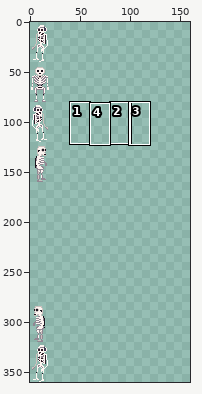
A pixel-art file gets an edit: images/skeleton.aseprite. The picture above shows the old version from afar; the outline marks the close-up.
Close-up. Before the edit:
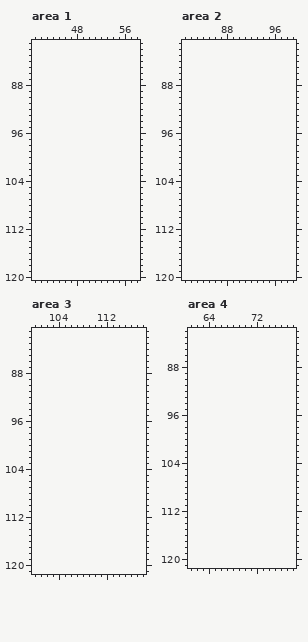
40x360 pixels, 1 frame. Shown: area 1: x 41..58, y 81..120; area 2: x 81..99, y 81..120; area 3: x 100..118, y 81..121; area 4: x 61..78, y 82..121. The old version is drawn lined up with the new one, on the new canvas. The commit also changed other parts of the picture, which this record leaves out.
Now the later version:
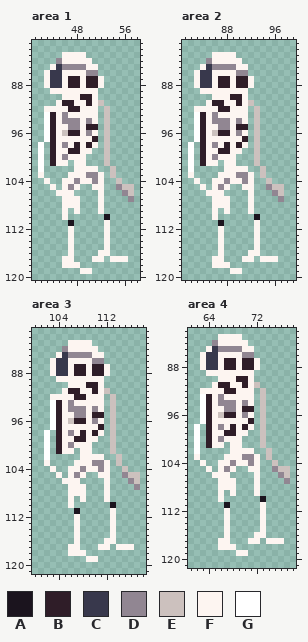
Palette (. is transparent): A #1b141e  B #2f1d28  C #38384c  D #918692  E #ccc1be  F #fdf5f1  G #ffffff
The exact change:
canvas 40x360 -> 160x360
Changed rows in their new state; - is an unchanged pixel.
Area 1:
first column x 42:
 83 ----FFFF--------
 84 ---DFFFFF-------
 85 --FCDDDDFF------
 86 -FCCFFFFDD------
 87 -FCCFBBFBBF-----
 88 -FCCFBBFBBF-----
 89 --FFFFFFFF------
 90 ----FFFBBF------
 91 ---FBBFFBFE-----
 92 -FFFFBBFFF-E----
 93 -GBFDFFFFF-E----
 94 -GBFDDDFDF-E----
 95 -GBFFDDFBB-E----
 96 -GBFEBBFDF-E----
 97 -GBFFFFFFB-E----
 98 G-BFDFBFBF-E----
 99 G-BFFBBFF--E----
100 G-BFDFFF---E----
101 G-BFF-FF---E----
102 G-----FFFF--E---
103 F----FFFDDF-E---
104 -F--FFDFFDF--E--
105 --F-FDF--FF--DEE
106 ---FFF----F---DE
107 ----FFF---F----D
108 ----FFF---F-----
109 ----F-F---F-----
110 ----F------A----
111 -----A-----F----
112 -----F-----F----
113 -----F-----F----
114 -----F-----F----
115 -----F-----F----
116 -----F----FF----
117 ----FF---FF-FFF-
118 ----FFF---------
119 -------FF-------
Area 2:
first column x 82:
 83 ----FFFF--------
 84 ---DFFFFF-------
 85 --FCDDDDFF------
 86 -FCCFFFFDD------
 87 -FCCFBBFBBF-----
 88 -FCCFBBFBBF-----
 89 --FFFFFFFF------
 90 ----FFFBBF------
 91 ---FBBFFBFE-----
 92 -FFFFBBFFF-E----
 93 -GBFDFFFFF-E----
 94 -GBFDDDFDF-E----
 95 -GBFFDDFBB-E----
 96 -GBFEBBFDF-E----
 97 -GBFFFFFFB-E----
 98 G-BFDFBFBF-E----
 99 G-BFFBBFF--E----
100 G-BFDFFF---E----
101 G-BFF-FF---E----
102 G-----FFFF--E---
103 F----FFFDDF-E---
104 -F--FFDFFDF--E--
105 --F-FDF--FF--DEE
106 ---FFF----F---DE
107 ----FFF---F----D
108 ----FFF---F-----
109 ----F-F---F-----
110 ----F------A----
111 -----A-----F----
112 -----F-----F----
113 -----F-----F----
114 -----F-----F----
115 -----F-----F----
116 -----F----FF----
117 ----FF---FF-FFF-
118 ----FFF---------
119 -------FF-------
Area 3:
first column x 102:
 83 ----FFFF--------
 84 ---DFFFFF-------
 85 --FCDDDDFF------
 86 -FCCFFFFDD------
 87 -FCCFBBFBBF-----
 88 -FCCFBBFBBF-----
 89 --FFFFFFFF------
 90 ----FFFBBF------
 91 ---FBBFFBFE-----
 92 -FFFFBBFFF-E----
 93 -GBFDFFFFF-E----
 94 -GBFDDDFDF-E----
 95 -GBFFDDFBB-E----
 96 -GBFEBBFDF-E----
 97 -GBFFFFFFB-E----
 98 G-BFDFBFBF-E----
 99 G-BFFBBFF--E----
100 G-BFDFFF---E----
101 G-BFF-FF---E----
102 G-----FFFF--E---
103 F----FFFDDF-E---
104 -F--FFDFFDF--E--
105 --F-FDF--FF--DEE
106 ---FFF----F---DE
107 ----FFF---F----D
108 ----FFF---F-----
109 ----F-F---F-----
110 ----F------A----
111 -----A-----F----
112 -----F-----F----
113 -----F-----F----
114 -----F-----F----
115 -----F-----F----
116 -----F----FF----
117 ----FF---FF-FFF-
118 ----FFF---------
119 -------FF-------
Area 4:
first column x 62:
 83 ----FFFF--------
 84 ---DFFFFF-------
 85 --FCDDDDFF------
 86 -FCCFFFFDD------
 87 -FCCFBBFBBF-----
 88 -FCCFBBFBBF-----
 89 --FFFFFFFF------
 90 ----FFFBBF------
 91 ---FBBFFBFE-----
 92 -FFFFBBFFF-E----
 93 -GBFDFFFFF-E----
 94 -GBFDDDFDF-E----
 95 -GBFFDDFBB-E----
 96 -GBFEBBFDF-E----
 97 -GBFFFFFFB-E----
 98 G-BFDFBFBF-E----
 99 G-BFFBBFF--E----
100 G-BFDFFF---E----
101 G-BFF-FF---E----
102 G-----FFFF--E---
103 F----FFFDDF-E---
104 -F--FFDFFDF--E--
105 --F-FDF--FF--DEE
106 ---FFF----F---DE
107 ----FFF---F----D
108 ----FFF---F-----
109 ----F-F---F-----
110 ----F------A----
111 -----A-----F----
112 -----F-----F----
113 -----F-----F----
114 -----F-----F----
115 -----F-----F----
116 -----F----FF----
117 ----FF---FF-FFF-
118 ----FFF---------
119 -------FF-------
Pixel boxes of the changes (left, top, right, bottom) in both close-ups:
added: (38, 52, 134, 274)
added: (188, 52, 284, 274)
added: (44, 340, 140, 562)
added: (194, 334, 290, 556)
